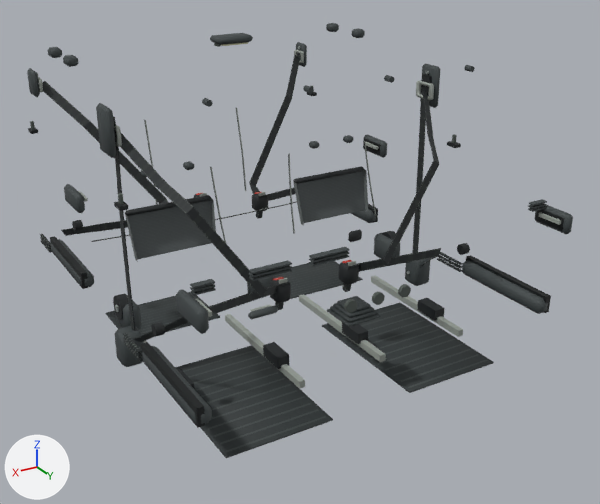
One commit to the glTF model art/temple/intro/cabin_fittings.glb: the scene before it, then after it.
One viewpoint serves both versions: a 50 mm camera at (1.61, 2.88, 1.99) aimed at (-0.06, 0.11, 0.61). The axes (+X, +Y, +Z) are drawn at lower left. The lights are the same throughout. The picture after the commit comes second. Vertices at exactly the same position are counted once.

Objects in the first picture: 'cabin_fittings'.
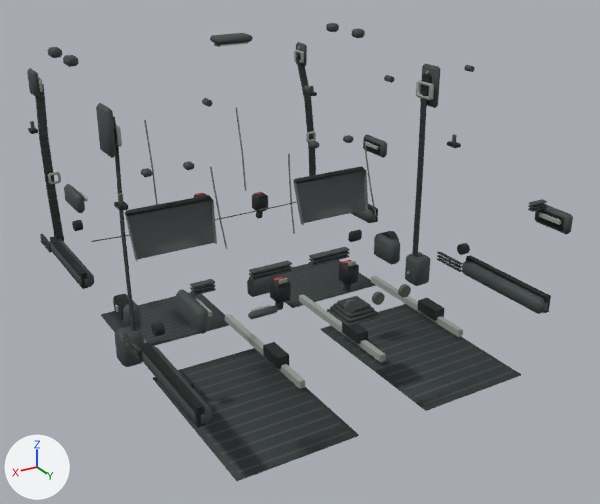
Boxes [x1, y1, x2, y2] around the edits, measured in the pictures (600 x 504 px):
```json
{"object": "cabin_fittings", "change": "reshaped", "before": [27, 23, 573, 458], "after": [27, 23, 573, 481]}
{"part": 1, "of": "me_cabin_fittings", "change": "added", "after": [306, 131, 316, 142]}
{"part": 2, "of": "me_cabin_fittings", "change": "added", "after": [48, 172, 61, 184]}
{"part": 3, "of": "me_cabin_fittings", "change": "rebuilt", "before": [175, 345, 333, 458], "after": [153, 348, 359, 481]}
{"part": 4, "of": "me_cabin_fittings", "change": "rebuilt", "before": [322, 303, 494, 393], "after": [321, 304, 521, 411], "on screen": "16% wider, 19% taller"}
{"part": 5, "of": "me_cabin_fittings", "change": "rebuilt", "before": [274, 261, 363, 299], "after": [274, 260, 376, 308], "on screen": "14% wider, 26% taller"}
{"part": 6, "of": "me_cabin_fittings", "change": "rebuilt", "before": [105, 292, 220, 335], "after": [101, 292, 229, 346], "on screen": "11% wider, 25% taller"}
{"part": 7, "of": "me_cabin_fittings", "change": "added", "after": [296, 56, 316, 176]}
{"part": 8, "of": "me_cabin_fittings", "change": "added", "after": [35, 84, 64, 241]}
{"part": 9, "of": "me_cabin_fittings", "change": "deleted", "before": [62, 89, 441, 342]}
{"part": 10, "of": "me_cabin_fittings", "change": "cut back", "before": [249, 55, 300, 194]}
{"part": 11, "of": "me_cabin_fittings", "change": "cut back", "before": [42, 81, 168, 204]}
```

The change, as JSON lines over the scene's bpy script:
```json
{"block": "me_cabin_fittings", "where": "# used by ob_cabin_fittings; location = (0.0, 0.0, 0.0)"}
{"op": "remove", "block": "me_cabin_fittings", "code": "me_cabin_fittings.from_pydata(...)  # 3394 vertices, 5796 faces; spans x -0.77..0.77, y -1.0..0.92, z 0.21..1.45"}
{"op": "add", "block": "me_cabin_fittings", "code": "me_cabin_fittings.from_pydata(...)  # 3226 vertices, 5544 faces; spans x -0.77..0.77, y -1.0..0.92, z 0.21..1.45"}
{"block": "me_cabin_fittings", "change": "me_cabin_fittings part 1: the loose piece of 48 vertices spanning x -0.69..-0.68, y -0.99..-0.9, z 1.17..1.24 is copied, and the copy is turned 90 degrees about the z axis through its middle and scaled by 0.723, then moved by (-0.01, 0.11, -0.41); it spans x -0.72..-0.67, y -0.84..-0.83, z 0.77..0.82"}
{"block": "me_cabin_fittings", "change": "me_cabin_fittings part 2: the loose piece of 48 vertices spanning x 0.68..0.69, y -0.99..-0.9, z 1.17..1.24 is copied, and the copy is turned 90 degrees about the z axis through its middle and scaled by 0.723, then moved by (0.01, 0.11, -0.41); it spans x 0.67..0.72, y -0.84..-0.83, z 0.77..0.82"}
{"block": "me_cabin_fittings", "change": "me_cabin_fittings part 3: the loose piece of 32 vertices spanning x 0.18..0.62, y 0.1..0.74, z 0.21..0.22 is rebuilt with 24 vertices and now spans x 0.15..0.64, y 0.13..0.87, z 0.21..0.22"}
{"block": "me_cabin_fittings", "change": "me_cabin_fittings part 4: the loose piece of 32 vertices spanning x -0.62..-0.18, y 0.1..0.74, z 0.21..0.22 is rebuilt with 24 vertices and now spans x -0.64..-0.15, y 0.13..0.87, z 0.21..0.22"}
{"block": "me_cabin_fittings", "change": "me_cabin_fittings part 5: the loose piece of 28 vertices spanning x -0.62..-0.18, y -0.51..-0.21, z 0.21..0.22 is rebuilt with 24 vertices and now spans x -0.64..-0.15, y -0.5..-0.12, z 0.21..0.22"}
{"block": "me_cabin_fittings", "change": "me_cabin_fittings part 6: the loose piece of 28 vertices spanning x 0.18..0.62, y -0.51..-0.21, z 0.21..0.22 is rebuilt with 24 vertices and now spans x 0.15..0.64, y -0.5..-0.12, z 0.21..0.22"}
{"block": "me_cabin_fittings", "change": "me_cabin_fittings part 7: a new loose piece of 40 vertices spanning x -0.73..-0.66, y -0.94..-0.83, z 0.48..1.21, in mat_santana_cabin_details (picture img_santana_cabin_details)"}
{"block": "me_cabin_fittings", "change": "me_cabin_fittings part 8: a new loose piece of 40 vertices spanning x 0.66..0.73, y -0.94..-0.83, z 0.48..1.21, in mat_santana_cabin_details (picture img_santana_cabin_details)"}
{"block": "me_cabin_fittings", "change": "me_cabin_fittings part 9: 9 loose pieces with 240 vertices, spanning x -0.72..0.72, y -0.82..0.41, z 0.39..1.23, are deleted"}
{"block": "me_cabin_fittings", "change": "me_cabin_fittings part 10"}
{"block": "me_cabin_fittings", "change": "40 vertices are removed from x -0.69..-0.22, y -0.94..-0.57, z 0.6..1.22"}
{"block": "me_cabin_fittings", "change": "81 faces are deleted"}
{"block": "me_cabin_fittings", "change": "5 new faces join them"}
{"block": "me_cabin_fittings", "change": "me_cabin_fittings part 11"}
{"block": "me_cabin_fittings", "change": "40 vertices are removed from x 0.22..0.69, y -0.94..-0.57, z 0.6..1.22"}
{"block": "me_cabin_fittings", "change": "82 faces are deleted"}
{"block": "me_cabin_fittings", "change": "6 new faces join them"}
```
